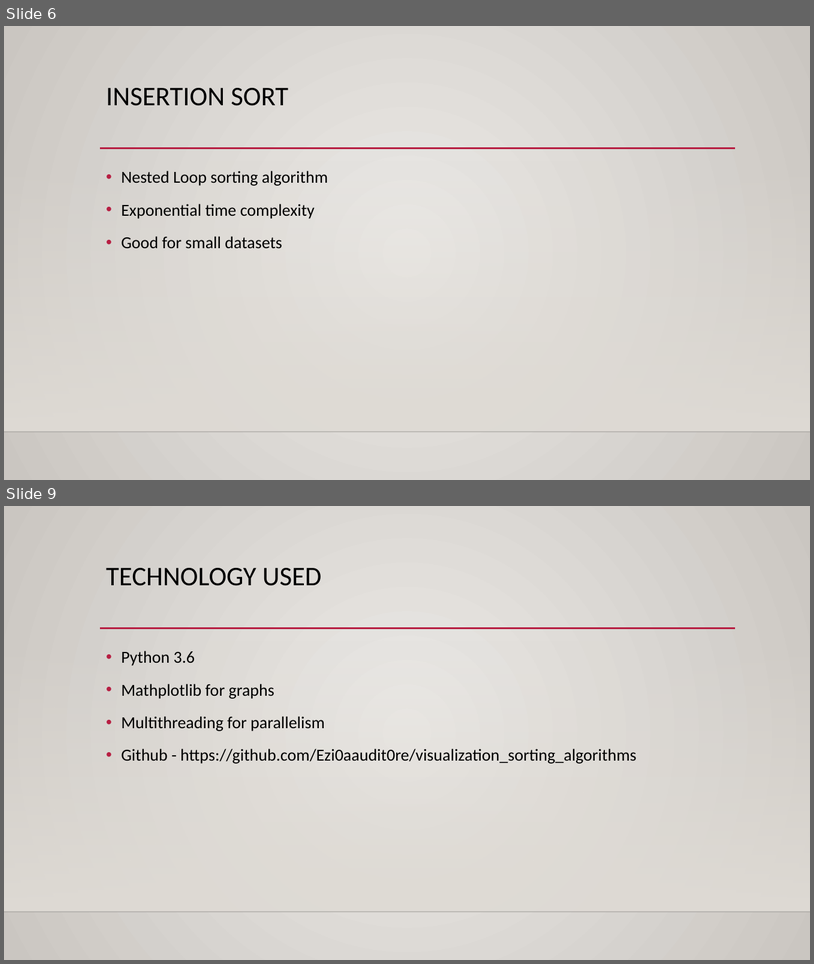
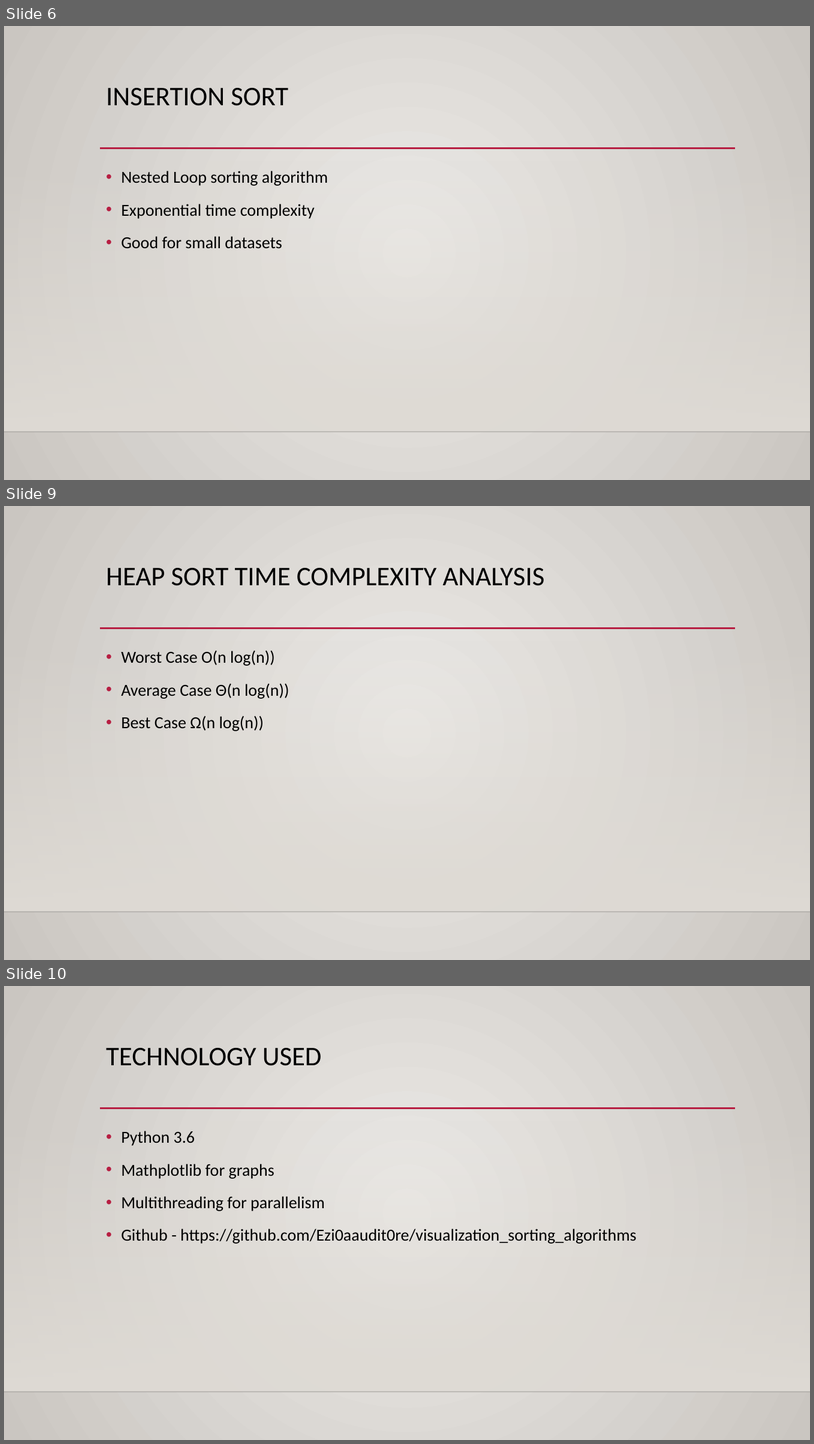
Before and after one commit to Ezi0aaudit0re/visualization_sorting_algorithms, a slide deck: Presentation1.pptx. Shown one above the other, each under a label of ours: slides 6 and 9 before the commit, slides 6, 9 and 10 after it; the slides between them are not shown. The pictures are 814x964 and 814x1444 pixels, drawn with LibreOffice and Linux fonts; fonts in the diff are those of the drawing; background and template pictures are left out. Boxes give left, top, right and bottom in pixels: in the first picture for what was removed or moved away, otherwise in the second. Text is boxed around its words. In the diff, an @@ line names an element or a change of style, - is before the commit and + after.

Commit message:
max heap added

```diff
--- a/Presentation1.pptx
+++ b/Presentation1.pptx
@@ slide 9 added at (4, 506, 810, 960), background gradient #ECEAE7 to #CAC7C1; not listed: 3 template elements that a slide beside it also shows @@
@@ title added at (106, 568, 545, 586), 32 pt, text #000000 @@
+HEAP SORT TIME COMPLEXITY ANALYSIS
@@ text added at (121, 650, 290, 731), 20 pt, text #000000 @@
+• Worst Case O(n log(n))
+• Average Case Θ(n log(n))
+• Best Case Ω(n log(n))
@@ what was slide 9 is now slide 10 @@
```
Also in this commit, not shown: 4 slides changed, 2 other files.
